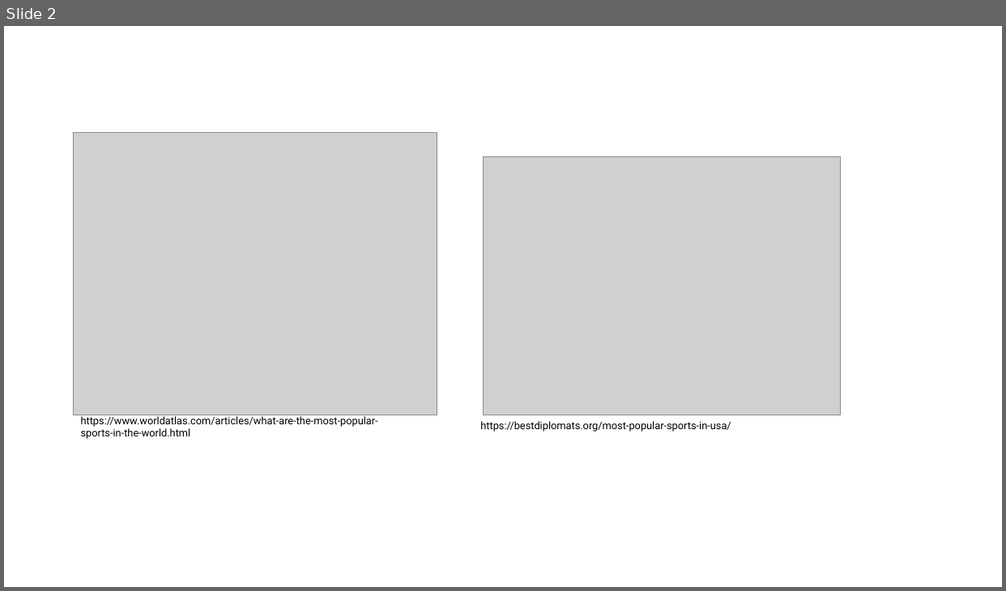
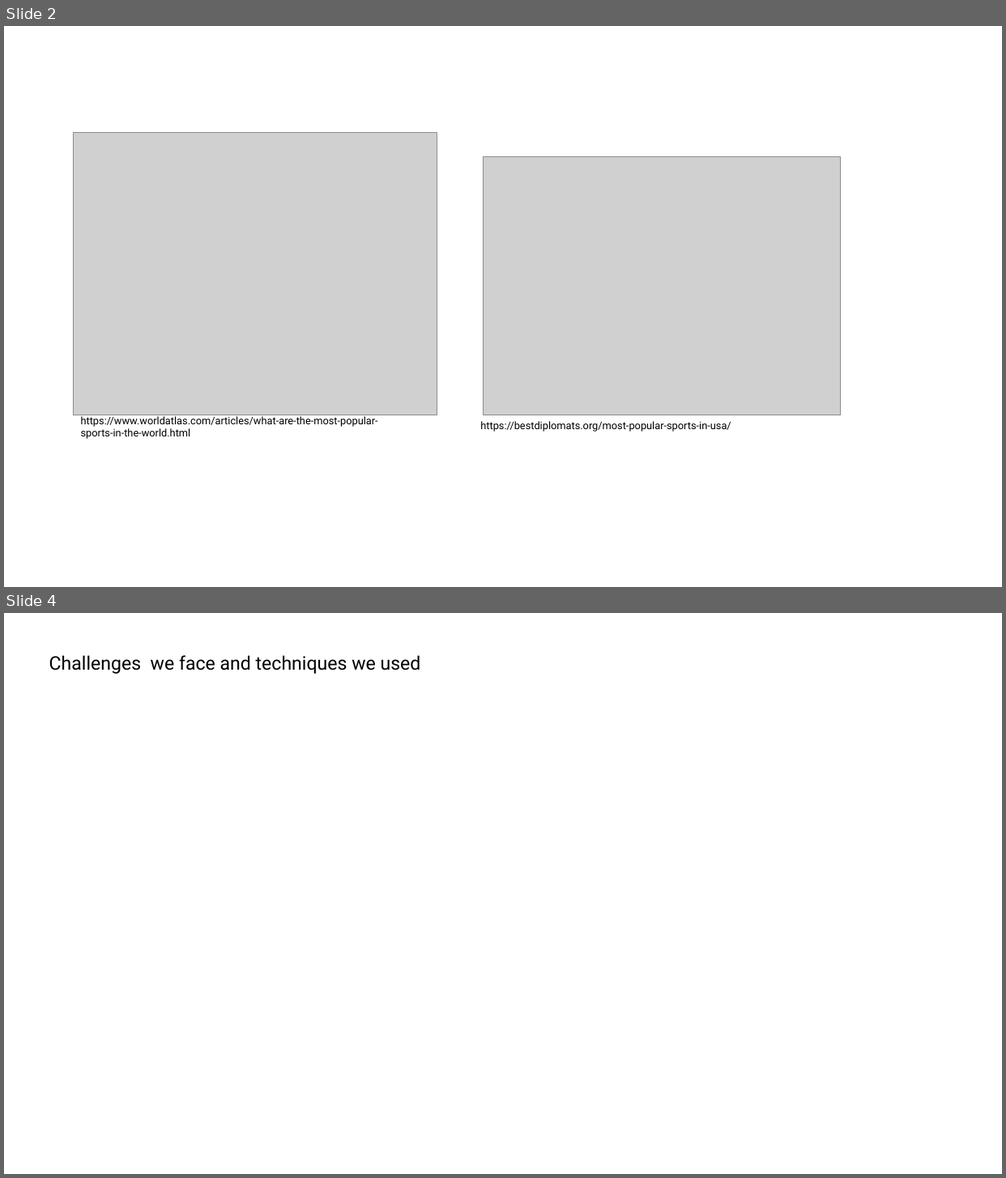
Before and after one commit to leeju09/Project-3-Baseball-, a slide deck: Presentation/Proect3_Group3.pptx. Shown one above the other, each under a label of ours: slide 2 before the commit, slides 2 and 4 after it; the slides between them are not shown. The pictures are 1006x591 and 1006x1178 pixels, drawn with LibreOffice and Linux fonts; fonts in the diff are those of the drawing; grey boxes stand for pictures. Boxes give left, top, right and bottom in pixels: in the first picture for what was removed or moved away, otherwise in the second. Text is boxed around its words. In the diff, an @@ line names an element or a change of style, - is before the commit and + after.

```diff
--- a/Presentation/Proect3_Group3.pptx
+++ b/Presentation/Proect3_Group3.pptx
@@ slide 4 added at <box>4,613,1002,1174</box>, background #FFFFFF @@
@@ text added at <box>49,655,421,674</box>, 18 pt, text #000000 @@
+Challenges we face and techniques we used
```
Also in this commit, not shown: 1 slide changed, 2 other slides added.
